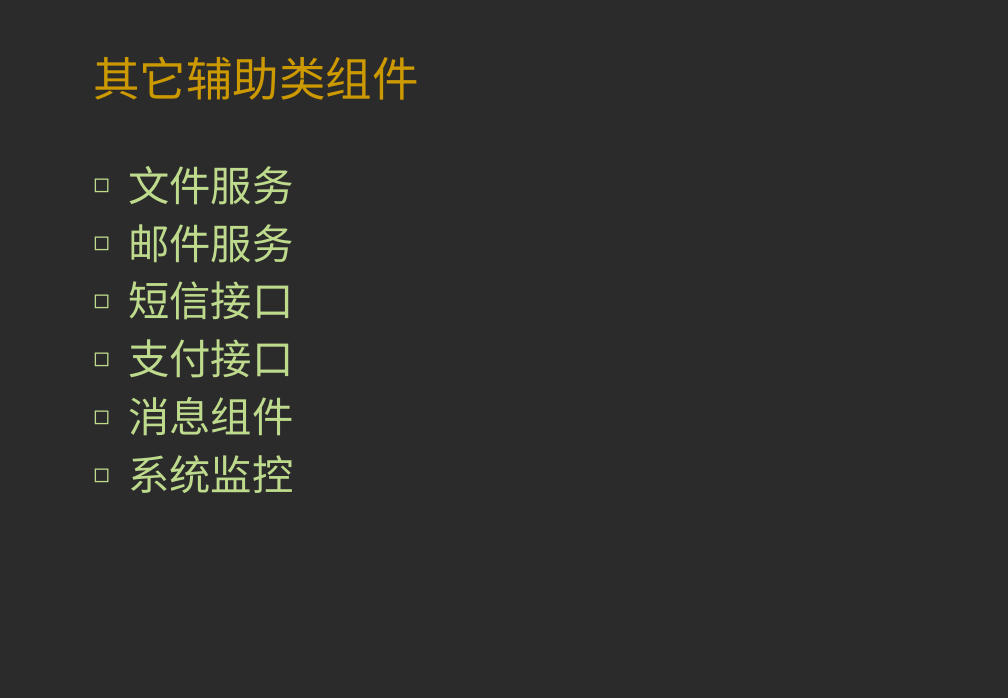
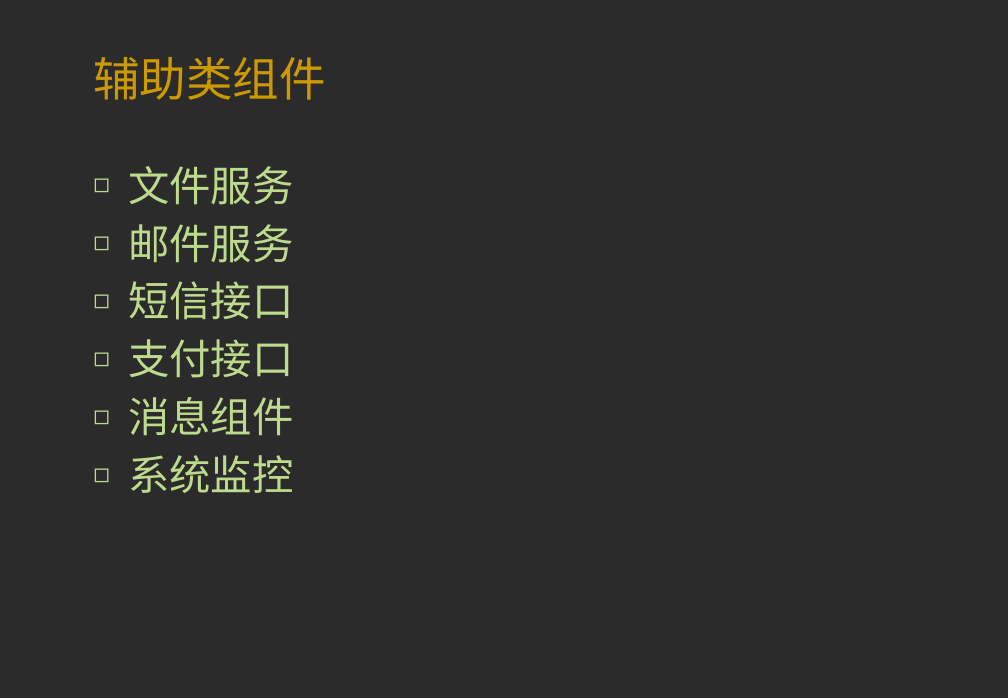
Before and after one commit to gon-superman/application, a slide deck: slide 12 of 系统框架.pptx. Drawn at 1008x698 pixels with LibreOffice and Linux fonts; fonts in the diff are those of the drawing; background and template pictures are left out; a plain dark background stands for a picture behind light text. Boxes give left, top, right and bottom in pixels: in the first picture for what was removed or moved away, otherwise in the second. Text is boxed around its words. In the diff, an @@ line names an element or a change of style, - is before the commit and + after.

```diff
--- a/系统框架.pptx
+++ b/系统框架.pptx
@@ title at (x1=93, y1=57, x2=326, y2=100): text changed @@
-其它辅助类组件
+辅助类组件
```
Also in this commit, not shown: 5 other slides changed, 1 slide added, 1 other file.
